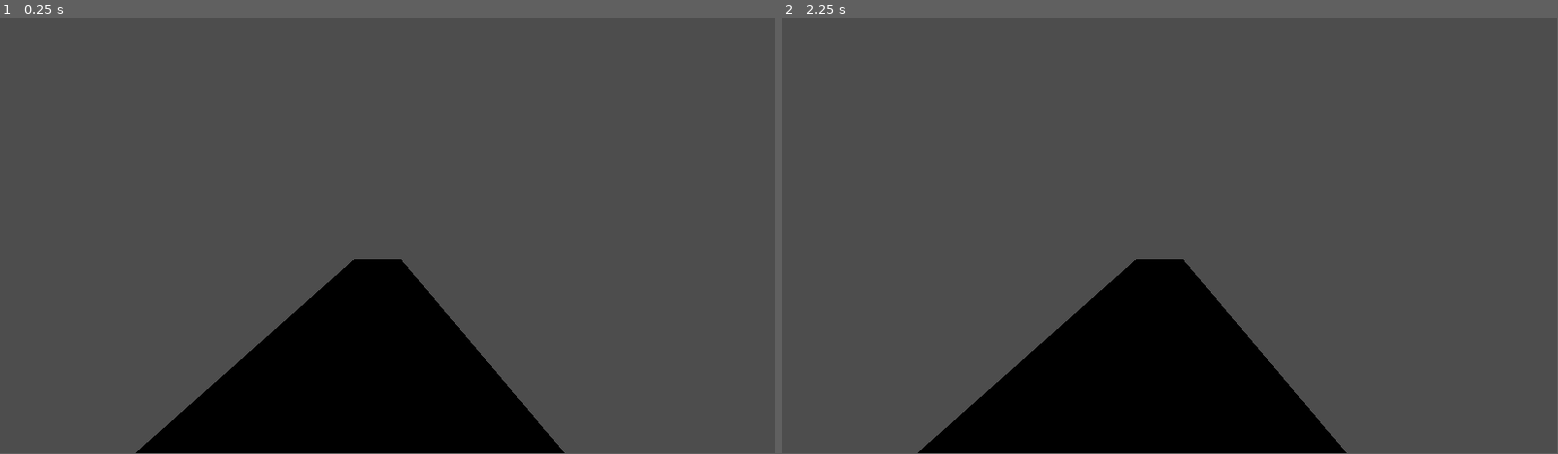
Above: before the commit, frames 1-2 (left to right).
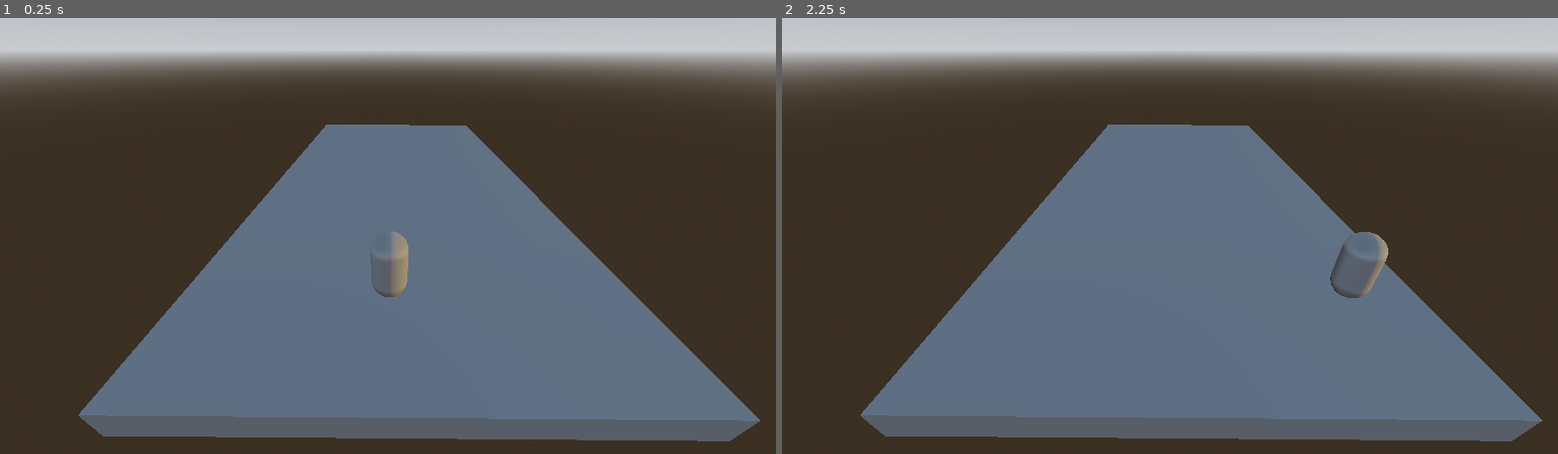
Above: after the commit, the same moments.

Repository: Penquinz01/Subway
Game: Godot game, scene res://main_game.tscn
Two runs of this game, one before a commit and one after it. Both use one fixed random seed, a clock stepped at 60 frames per second and the inputs below. Before the commit the project has no main scene; this scene is started directly in both runs.
Inputs:
- Up to frame 1 (0.25 s): no input
- Up to frame 2 (2.25 s): tap Enter at 0.5, 2 s; hold D (Right) 0.53-1.28 s; tap Space at 1.25 s; hold A (Left) 1.28-2.03 s; hold D (Right) from 2.03 s (still down)
In our replay, the window is 799x449 before the commit and 800x450 after it. These sizes can differ from the game's own. Grey fills any space a smaller window leaves; there, only what the larger window draws over its background counts as a difference.

The runs differ from the first frame. In frame 1, 96% of the frame differs, in the area x 0-100%, y 0-100%; in frame 2, 96%.

Commit message:
Movement Prototype Ready

Diff:
--- a/Player.tscn
+++ b/Player.tscn
@@ -5,6 +5,8 @@
 [sub_resource type="CapsuleShape3D" id="CapsuleShape3D_0rwas"]
 
 [sub_resource type="CapsuleMesh" id="CapsuleMesh_0rwas"]
+lightmap_size_hint = Vector2i(17, 14)
+rings = 5
 
 [node name="CharacterBody3D" type="CharacterBody3D" unique_id=489180854]
 script = ExtResource("1_xhfnw")
--- a/main_game.tscn
+++ b/main_game.tscn
@@ -2,13 +2,51 @@
 
 [ext_resource type="PackedScene" uid="uid://dqdd231bm7dtc" path="res://Player.tscn" id="1_1oj5k"]
 
+[sub_resource type="ProceduralSkyMaterial" id="ProceduralSkyMaterial_1oj5k"]
+sky_horizon_color = Color(0.66224277, 0.6717428, 0.6867428, 1)
+ground_horizon_color = Color(0.66224277, 0.6717428, 0.6867428, 1)
+
+[sub_resource type="Sky" id="Sky_yx7mw"]
+sky_material = SubResource("ProceduralSkyMaterial_1oj5k")
+
+[sub_resource type="Environment" id="Environment_ykeeq"]
+background_mode = 2
+sky = SubResource("Sky_yx7mw")
+tonemap_mode = 2
+glow_enabled = true
+
 [node name="Main Game" type="Node3D" unique_id=654691836]
 
+[node name="WorldEnvironment" type="WorldEnvironment" parent="." unique_id=124949012]
+environment = SubResource("Environment_ykeeq")
+
 [node name="CSGPolygon3D" type="CSGPolygon3D" parent="." unique_id=264161822]
-transform = Transform3D(28.807098, 0, 0, 0, 1, 0, 0, 0, 5.143624, -0.9143989, 0.18928146, 0.6653688)
+transform = Transform3D(28.807098, 0, 0, 0, 1, 0, 0, 0, 14.793989, 0, 0.189, 0)
 
 [node name="Camera3D" type="Camera3D" parent="." unique_id=133511448]
-transform = Transform3D(-0.023123562, 0, -0.9997326, 0, 1, 0, 0.9997326, 0, -0.023123562, -2.9402115, 3.800634, -1.535136)
+transform = Transform3D(0.007050722, 0.5476139, -0.83670145, 0, 0.83672225, 0.5476275, 0.99997514, -0.0038611693, 0.005899496, -3, 7.874, -8)
+current = true
 
-[node name="CharacterBody3D" parent="." unique_id=489180854 instance=ExtResource("1_1oj5k")]
-transform = Transform3D(1, 0, 0, 0, 1, 0, 0, 0, 1, 0, 2.4320283, -1.4721045)
+[node name="CharacterBody3D" parent="." unique_id=489180854 node_paths=PackedStringArray("leftPosition", "midPosition", "rightPosition") instance=ExtResource("1_1oj5k")]
+transform = Transform3D(1, 0, 0, 0, 1, 0, 0, 0, 1, 23, 2.0787246, -1.4721045)
+leftPosition = NodePath("../Left Position")
+midPosition = NodePath("../MidPosition")
+rightPosition = NodePath("../RightPosition")
+offset = 2.0
+
+[node name="Left Position" type="Node3D" parent="." unique_id=261120020]
+transform = Transform3D(1, 0, 0, 0, 1, 0, 0, 0, 1, 3, 1, -13)
+
+[node name="MidPosition" type="Node3D" parent="." unique_id=903505104]
+transform = Transform3D(1, 0, 0, 0, 1, 0, 0, 0, 1, 3, 1, -8)
+
+[node name="RightPosition" type="Node3D" parent="." unique_id=701088003]
+transform = Transform3D(1, 0, 0, 0, 1, 0, 0, 0, 1, 3, 1, -3)
+metadata/_edit_group_ = true
+
+[node name="DirectionalLight3D" type="DirectionalLight3D" parent="." unique_id=1703671225]
+transform = Transform3D(1, 0, 0, 0, 1, 0, 0, 0, 1, 0, 0, -5.6495442)
+light_color = Color(0.4136737, 0.26755586, 0.012909274, 1)
+light_indirect_energy = 2.895
+light_volumetric_fog_energy = 4.895
+shadow_enabled = true
--- a/player.gd
+++ b/player.gd
@@ -4,13 +4,15 @@
 const SPEED = 5.0
 const JUMP_VELOCITY = 4.5
 
-@export var leftPosition:Vector3
-@export var midPosition:Vector3
-@export var rightPosition:Vector3
+@export var leftPosition:Node3D
+@export var midPosition:Node3D
+@export var rightPosition:Node3D
+@export var offset:float
 
-var current_position:Vector3 = midPosition
+var current_position:Vector3
 
 func _ready() -> void:
+	current_position = midPosition.position
 	position = current_position
 
 
@@ -19,7 +21,16 @@
 
 	# Get the input direction and handle the movement/deceleration.
 	# As good practice, you should replace UI actions with custom gameplay actions.
-	var input_dir := Input.get_axis("Left","Right");
+	var input_dir_left := Input.is_action_just_pressed("Left");
+	var input_dir_right := Input.is_action_just_pressed("Right");
+
+	var left:int=1 if input_dir_left else 0
+	var right :int= 1 if input_dir_right else 0
+
+
+	var input_dir := right - left
+
+	print(input_dir)
 	var dir:int;
 	if(input_dir<0):
 		dir = -1
@@ -27,37 +38,48 @@
 		dir = 1
 	else:
 		dir = 0
+	match current_position:
+		midPosition.position:
+			from_midPos(dir)
+		leftPosition.position:
+			from_leftPos(dir)
+		rightPosition.position:
+			from_rightPos(dir)
+		_:
+			print("Nu uh")
+	print(current_position)
+	position = current_position + Vector3.UP * offset
 
 
 func from_midPos(dir:int)->void:
 	match dir:
 		1:
-			current_position = rightPosition
+			current_position = rightPosition.position
 		-1:
-			current_position = leftPosition
+			current_position = leftPosition.position
 		0:
-			current_position = midPosition
+			current_position = midPosition.position
 		_:
 			print("Idk How that happened,Sorry")
 
 func from_leftPos(dir:int)->void:
 	match dir:
 		1:
-			current_position = midPosition
+			current_position = midPosition.position
 		-1:
-			current_position = leftPosition
+			current_position = leftPosition.position
 		0:
-			current_position = leftPosition
+			current_position = leftPosition.position
 		_:
 			print("Idk How that happened,Sorry")
 
 func from_rightPos(dir:int)->void:
 	match dir:
 		1:
-			current_position = rightPosition
+			current_position = rightPosition.position
 		-1:
-			current_position = midPosition
+			current_position = midPosition.position
 		0:
-			current_position = rightPosition
+			current_position = rightPosition.position
 		_:
 			print("Idk How that happened,Sorry")
--- a/project.godot
+++ b/project.godot
@@ -11,8 +11,15 @@
 [application]
 
 config/name="SubWay"
+run/main_scene="uid://caqb75q56y55h"
 config/features=PackedStringArray("4.6", "Forward Plus")
+boot_splash/bg_color=Color(0, 0, 0, 1)
 config/icon="res://icon.svg"
+
+[display]
+
+window/size/viewport_width=1280
+window/size/viewport_height=720
 
 [dotnet]
 
@@ -33,6 +40,10 @@
 ]
 }
 
+[input_devices]
+
+pointing/emulate_touch_from_mouse=true
+
 [physics]
 
 3d/physics_engine="Jolt Physics"
Not shown, added: main_game.tscn676468685.tmp
